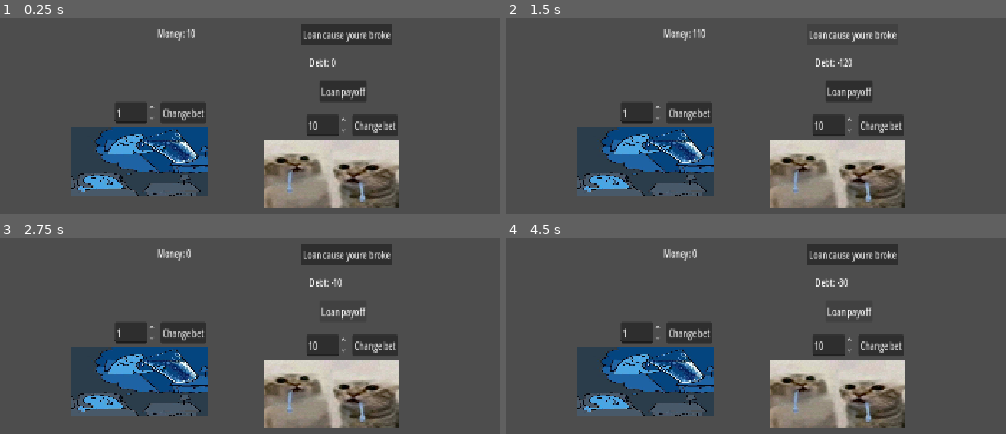
Above: before the commit, frames 1-4 (two rows, left to right).
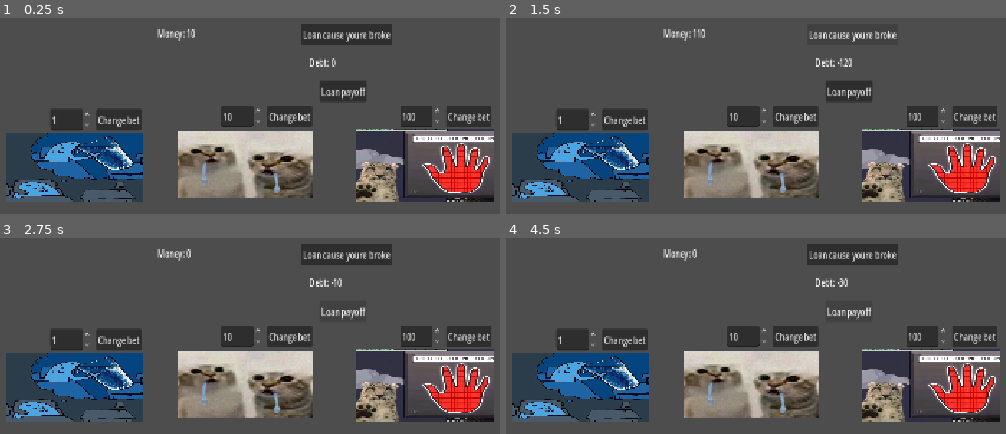
Above: after the commit, the same moments.

Repository: dany0325/gamblecore-online
Game: Godot game, scene res://Scenes/game.tscn
The game is run twice, just before and just after one commit, with the same random seed, the same clock (stepped at 60 frames per second) and the same inputs.
Inputs:
- Up to frame 1 (0.25 s): no input
- Up to frame 2 (1.5 s): click "Change bet" at 0.5 s; click "Loan cause youre broke" at 1.25 s
- Up to frame 3 (2.75 s): click "Loan payoff" at 2 s
- Up to frame 4 (4.5 s): click "Loan cause youre broke" at 2.75 s; click "Change bet" at 3.5 s; click "Loan payoff" at 4.25 s

The runs differ from the first frame. In frame 1, 37% of the frame differs, in the area x 1-99%, y 43-97%; in frame 2, 37%; in frame 3, 37%; in frame 4, 37%.
Error after the commit: Parse Error: Used space character for indentation instead of tab as used before in the file. (res://Scripts/arm.gd:58)

Commit message:
Third tier slotmachine

Diff:
--- a/Scenes/game.tscn
+++ b/Scenes/game.tscn
@@ -3,6 +3,7 @@
 [ext_resource type="PackedScene" uid="uid://bvrxhvj2s4ya6" path="res://Scenes/first_tier_slotmachine.tscn" id="1_ebmjs"]
 [ext_resource type="Script" uid="uid://c81kcsmhgtk1o" path="res://Scripts/player.gd" id="2_qxrlw"]
 [ext_resource type="PackedScene" uid="uid://cn2nplratuhsk" path="res://Scenes/second_tier_slotmachine.tscn" id="3_wrm1d"]
+[ext_resource type="PackedScene" uid="uid://drt4uitqtw7k" path="res://Scenes/third_tier_slotmachine.tscn" id="4_3dryh"]
 
 [node name="Game" type="Node2D" unique_id=123828378]
 position = Vector2(342, 180)
@@ -33,10 +34,10 @@
 text = "Debt: -10 gazillion"
 
 [node name="FirstTierSlotmachine" parent="." unique_id=1201141508 instance=ExtResource("1_ebmjs")]
-position = Vector2(-38.235443, 196)
+position = Vector2(-175.00078, 206)
 
 [node name="SecondTierSlotmachine" parent="." unique_id=1101113360 instance=ExtResource("3_wrm1d")]
-position = Vector2(367.64868, 214)
+position = Vector2(186.76552, 201)
 
 [node name="aaaaaaaaaaaaaaaaa" type="Button" parent="." unique_id=1078949645]
 offset_left = 342.64856
@@ -44,3 +45,6 @@
 offset_right = 442.64856
 offset_bottom = 111.0
 text = "Loan payoff"
+
+[node name="SecondTierSlotmachine2" parent="." unique_id=379359700 instance=ExtResource("4_3dryh")]
+position = Vector2(566.17896, 201)
--- /dev/null
+++ b/Scenes/third_tier_slotmachine.tscn
@@ -0,0 +1,72 @@
+[gd_scene format=3 uid="uid://drt4uitqtw7k"]
+
+[ext_resource type="Script" uid="uid://fytafa3cv6eb" path="res://Scripts/arm.gd" id="1_fka0p"]
+[ext_resource type="Texture2D" uid="uid://cnn7nnnwre0j6" path="res://Assets/2801.jpg" id="2_fka0p"]
+[ext_resource type="Script" uid="uid://cilcr6i0vjw2b" path="res://Scripts/slot.gd" id="3_m0y4f"]
+
+[sub_resource type="RectangleShape2D" id="RectangleShape2D_bhunq"]
+size = Vector2(12, 54)
+
+[node name="SecondTierSlotmachine" type="Node2D" unique_id=1201141508]
+
+[node name="Arm" type="Area2D" parent="." unique_id=2043822558]
+script = ExtResource("1_fka0p")
+slots = Array[NodePath]([NodePath("../Slot1"), NodePath("../Slot2"), NodePath("../Slot3"), NodePath("../Slot4"), NodePath("../Slot5"), NodePath("../Slot6"), NodePath("../Slot7")])
+
+[node name="CollisionShape2D" type="CollisionShape2D" parent="Arm" unique_id=1244028591]
+position = Vector2(3.8146973e-06, -2.3841858e-07)
+scale = Vector2(24.224041, 1.8428035)
+shape = SubResource("RectangleShape2D_bhunq")
+
+[node name="Sprite2D" type="Sprite2D" parent="Arm/CollisionShape2D" unique_id=1664507609]
+position = Vector2(-1.5747568e-07, 0.5426516)
+scale = Vector2(0.009465059, 0.052017298)
+texture = ExtResource("2_fka0p")
+
+[node name="Slot1" type="AnimatedSprite2D" parent="." unique_id=563896733]
+script = ExtResource("3_m0y4f")
+
+[node name="Slot2" type="AnimatedSprite2D" parent="." unique_id=240168420]
+frame_progress = 0.38256487
+script = ExtResource("3_m0y4f")
+
+[node name="Slot3" type="AnimatedSprite2D" parent="." unique_id=1451337396]
+script = ExtResource("3_m0y4f")
+
+[node name="Slot4" type="AnimatedSprite2D" parent="." unique_id=972060815]
+script = ExtResource("3_m0y4f")
+
+[node name="Slot5" type="AnimatedSprite2D" parent="." unique_id=632317756]
+script = ExtResource("3_m0y4f")
+
+[node name="Slot6" type="AnimatedSprite2D" parent="." unique_id=2042718570]
+script = ExtResource("3_m0y4f")
+
+[node name="Slot7" type="AnimatedSprite2D" parent="." unique_id=2018538458]
+script = ExtResource("3_m0y4f")
+
+[node name="BetChange" type="Button" parent="." unique_id=2070456783]
+offset_left = 45.0
+offset_top = -85.0
+offset_right = 141.0
+offset_bottom = -54.0
+text = "Change bet"
+
+[node name="SpinBox" type="SpinBox" parent="." unique_id=237794553]
+offset_left = -52.0
+offset_top = -85.0
+offset_right = 34.5
+offset_bottom = -54.0
+min_value = 100.0
+max_value = 5000.0
+value = 100.0
+
+[connection signal="arm_pulled" from="Arm" to="Arm" method="_on_arm_pulled"]
+[connection signal="arm_pulled" from="Arm" to="Slot1" method="_on_arm_pulled"]
+[connection signal="arm_pulled" from="Arm" to="Slot2" method="_on_arm_pulled"]
+[connection signal="arm_pulled" from="Arm" to="Slot3" method="_on_arm_pulled"]
+[connection signal="arm_pulled" from="Arm" to="Slot4" method="_on_arm_pulled"]
+[connection signal="arm_pulled" from="Arm" to="Slot5" method="_on_arm_pulled"]
+[connection signal="arm_pulled" from="Arm" to="Slot6" method="_on_arm_pulled"]
+[connection signal="arm_pulled" from="Arm" to="Slot7" method="_on_arm_pulled"]
+[connection signal="mouse_entered" from="Arm" to="Arm" method="_on_mouse_entered"]
--- a/Scripts/arm.gd
+++ b/Scripts/arm.gd
@@ -7,27 +7,30 @@
 @onready var player: Node = $"../../player"
 @export var slots: Array[NodePath] = []
 var results: Array = []
-var item_multipliers = {"cherry":10, "coin":7, "clover": 5, "lightning":3, "diamond":2, "six":1, "seven":1}
+var item_multipliers = {"cherry":1, "coin":1, "clover": 2, "lightning":3, "diamond":5, "six":7, "seven":10}
 var operation_cost
 var payouts: Dictionary:
 	get:
 		return {
-			5: operation_cost * 4,
-			4: operation_cost * 3,
-			3: operation_cost * 2,
-			2: operation_cost
+			7: operation_cost * 250,
+			6: operation_cost * 100,
+			5: operation_cost * 40,
+			4: operation_cost * 15,
+			3: operation_cost * 5,
+			2: operation_cost * 0.5
 		}
 #var items = ["cherry", "coin", "clover", "lightning", "diamond", "six", "seven"]
+#var weights = PackedFloat32Array([1,1,2,3,4,5,5])
 
 func _ready() -> void:
 	bet_change.pressed.connect(_change_bet)
-	operation_cost = spin_box.value
+	operation_cost = int(spin_box.value)
 
 func _change_bet():
-	operation_cost = spin_box.value
+	operation_cost = int(spin_box.value)
 
 func _on_mouse_entered() -> void:
-	if player.money <= 0:
+	if player.money < operation_cost:
 		print("lmao youre broke")
 	else:
 		player.add_money(operation_cost*-1)
@@ -50,12 +53,20 @@
 			max_count = counts[item]
 			winning_item = item
 
+	var match_streak := 1
+
+ 	for i in range(1, items.size()):
+		if items[i] == first_item:
+			match_streak += 1
+		else:
+			break # Chain broke! Stop counting.
+
 	if max_count == items.size():
 		print("JACKPOT: all %d match! %s" % [items.size(), winning_item])
-		player.add_money(payouts.get(max_count) * item_multipliers.get(winning_item))
+		player.add_money(int(payouts.get(max_count) * item_multipliers.get(winning_item)))
 	elif max_count >= 2:
 		print("%d matched: %s" % [max_count, winning_item])
-		player.add_money(payouts.get(max_count) * item_multipliers.get(winning_item))
+		player.add_money(int(payouts.get(max_count) * item_multipliers.get(winning_item)))
 
 	else:
 		print("No match")
--- a/Scripts/slot.gd
+++ b/Scripts/slot.gd
@@ -2,7 +2,7 @@
 
 var rng = RandomNumberGenerator.new()
 var items = ["cherry", "coin", "clover", "lightning", "diamond", "six", "seven"]
-var weights = PackedFloat32Array([1,1,2,3,4,5,5])
+var weights = PackedFloat32Array([25,20,18,15,12,7,3])
 var rolled_item = "buh"
 
 
Binary file added: Assets/2801.jpg
Not shown, added: Assets/2801.jpg.import
